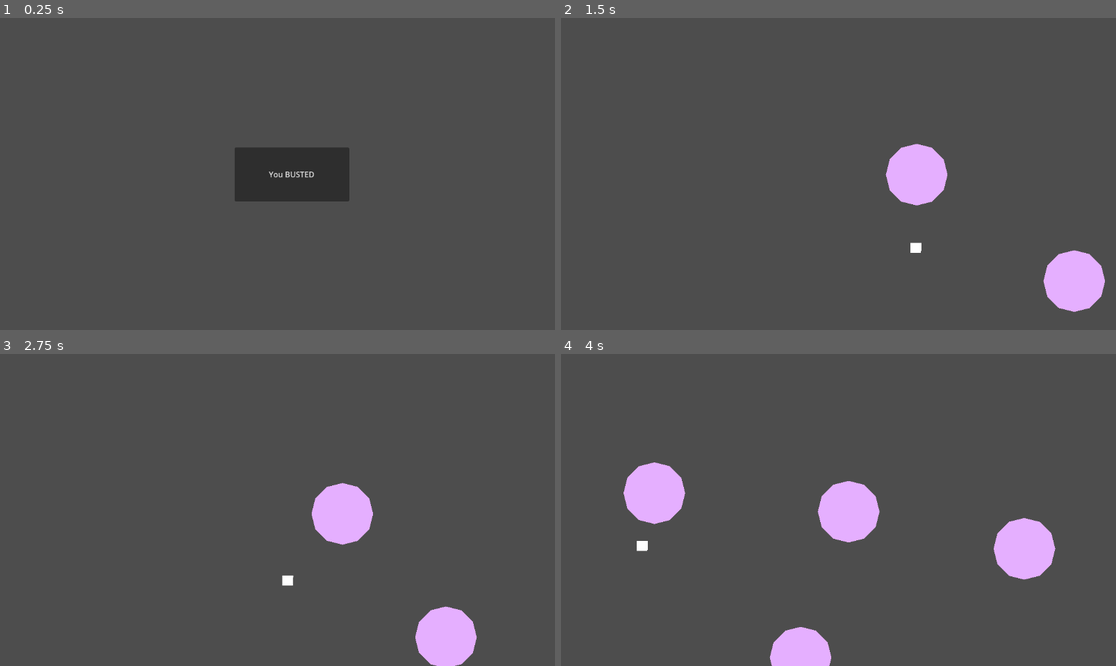
Above: before the commit, frames 1-4 (two rows, left to right).
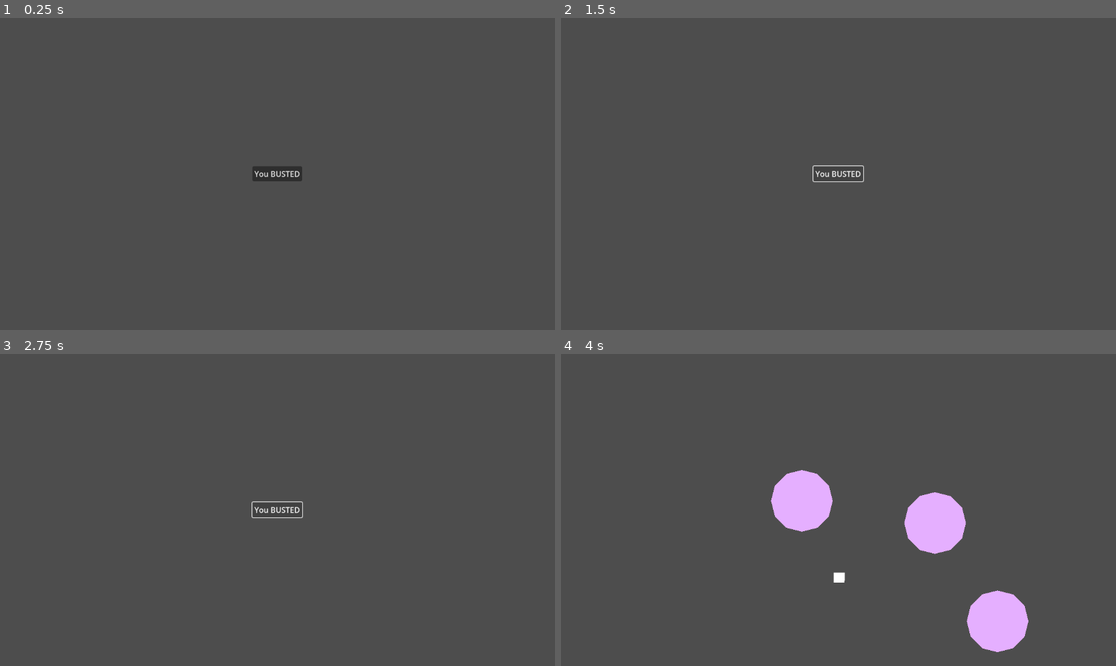
Above: after the commit, the same moments.

Repository: theascone/ggj25
Game: Godot game, scene res://scenes/game_over.tscn
Two runs of this game, one before a commit and one after it. Both use one fixed random seed, a clock stepped at 60 frames per second and the inputs below. This scene is started directly instead of the project's main scene.
Inputs:
- Up to frame 1 (0.25 s): no input
- Up to frame 2 (1.5 s): click "You BUSTED" at 0.5 s; click "Start" (after the commit: "You BUSTED") at 1.25 s
- Up to frame 3 (2.75 s): tap Enter (ui_accept) at 2, 2.27 s; hold D (move_right) from 2.03 s (still down); hold Space (split) from 2.03 s (still down)
- Up to frame 4 (4 s): release Space (split) at 2.78 s; tap Space (split) at 2.85 s; tap Enter (ui_accept) at 3.02 s; release D (move_right) at 3.53 s; hold A (move_left) from 3.53 s (still down); hold Space (split) from 3.53 s (still down)

The runs differ from the first frame. In frame 1, 3.2% of the frame differs, in the area x 42-63%, y 41-59%; in frame 2, 3.6%; in frame 3, 3.6%; in frame 4, 11%, in the area x 11-90%, y 34-100%.

Commit message:
reworked menu and game over screen

Diff:
--- a/scenes/game_over.tscn
+++ b/scenes/game_over.tscn
@@ -2,8 +2,7 @@
 
 [ext_resource type="Script" path="res://scripts/game_over.gd" id="1_yiewg"]
 
-[node name="GameOver" type="Control"]
-layout_mode = 3
+[node name="GameOver" type="CenterContainer"]
 anchors_preset = 15
 anchor_right = 1.0
 anchor_bottom = 1.0
@@ -12,11 +11,13 @@
 script = ExtResource("1_yiewg")
 
 [node name="Button" type="Button" parent="."]
-layout_mode = 0
-offset_left = 487.0
-offset_top = 269.0
-offset_right = 725.0
-offset_bottom = 381.0
+layout_mode = 2
 text = "You BUSTED"
+icon_alignment = 1
+
+[node name="GameOverTimer" type="Timer" parent="."]
+wait_time = 3.0
+autostart = true
 
 [connection signal="pressed" from="Button" to="." method="_on_button_pressed"]
+[connection signal="timeout" from="GameOverTimer" to="." method="_on_timer_timeout"]
--- a/scenes/menu.tscn
+++ b/scenes/menu.tscn
@@ -12,11 +12,18 @@
 script = ExtResource("1_nlaqa")
 
 [node name="Button" type="Button" parent="."]
-layout_mode = 0
-offset_left = 498.0
-offset_top = 287.0
-offset_right = 618.0
-offset_bottom = 345.0
+layout_mode = 1
+anchors_preset = 8
+anchor_left = 0.5
+anchor_top = 0.5
+anchor_right = 0.5
+anchor_bottom = 0.5
+offset_left = -60.0
+offset_top = -29.0
+offset_right = 60.0
+offset_bottom = 29.0
+grow_horizontal = 2
+grow_vertical = 2
 text = "Start"
 
 [connection signal="pressed" from="Button" to="." method="_on_button_pressed"]
--- a/scripts/game_over.gd
+++ b/scripts/game_over.gd
@@ -3,6 +3,7 @@
 
 # Called when the node enters the scene tree for the first time.
 func _ready() -> void:
+
 	pass # Replace with function body.
 
 
@@ -12,4 +13,8 @@
 
 
 func _on_button_pressed() -> void:
+	pass
+
+
+func _on_timer_timeout() -> void:
 	get_tree().change_scene_to_file("res://scenes/menu.tscn")
--- a/scripts/player.gd
+++ b/scripts/player.gd
@@ -71,7 +71,12 @@
 	var bubbles = enumerate_bubbles()
 	if bubbles.size() == 1:
 		print("game over")
-		get_tree().change_scene_to_file("res://scenes/game_over.tscn")
+		var scene = preload("res://scenes/game_over.tscn")
+		var instance = scene.instantiate()
+		get_node("/root/Root/Camera2D").add_child(instance)
+		#get_tree().change_scene_to_file("res://scenes/game_over.tscn")
+		#OS.delay_msec(2000)
+		#get_tree().change_scene_to_file("res://scenes/menu.tscn")
 		controlled = null
 		return
 	var idx = index_of_bubble(bubbles, controlled)
